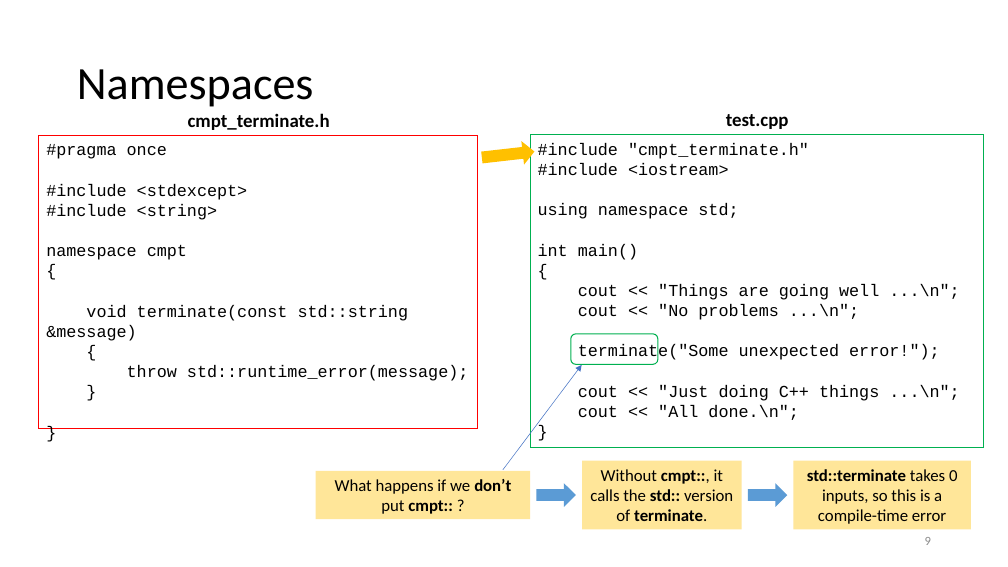
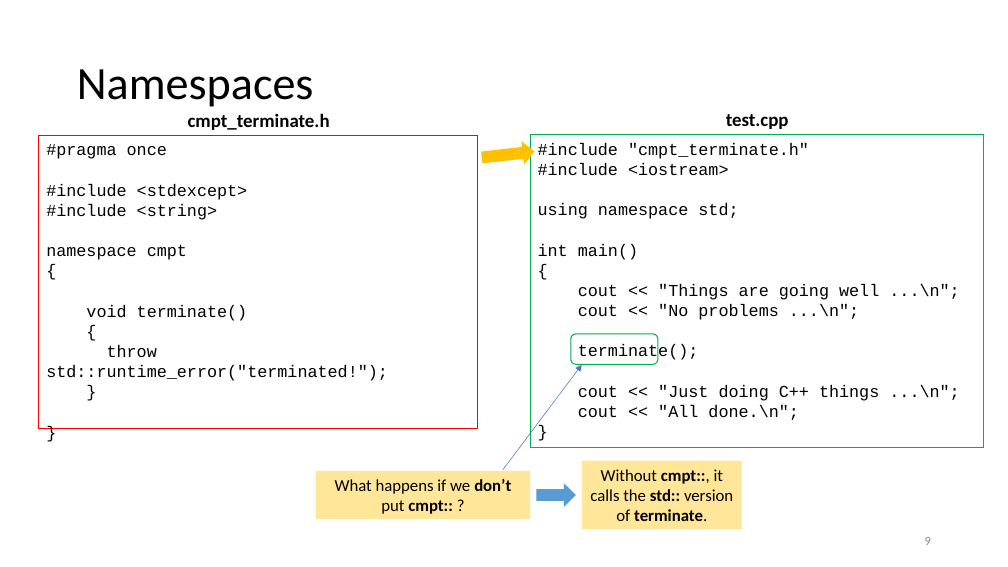
Before and after one commit to tjd1234/cmpt135spring2024, a slide deck: slide 9 of sample_code/week8/week8_cmpt135.pptx. Drawn at 1008x567 pixels with LibreOffice and Linux fonts; fonts in the diff are those of the drawing. Boxes give left, top, right and bottom in pixels: in the first picture for what was removed or moved away, otherwise in the second. Text is boxed around its words. In the diff, an @@ line names an element or a change of style, - is before the commit and + after.

```diff
--- a/sample_code/week8/week8_cmpt135.pptx
+++ b/sample_code/week8/week8_cmpt135.pptx
@@ text in rectangle at [86, 305, 248, 321]: text changed @@
-void terminate(const std::string &message)
+void terminate()
@@ text in rectangle at [46, 345, 388, 381]: text changed @@
-throw std::runtime_error(message);
+throw std::runtime_error("terminated!");
@@ text in rectangle at [578, 344, 699, 362]: text changed @@
-terminate("Some unexpected error!");
+terminate();
@@ rectangle removed at [794, 461, 972, 529] @@
-std::terminate takes 0 inputs, so this is a compile-time error
@@ right arrow removed at [748, 483, 787, 507] @@
```
Also in this commit, not shown: 10 other slides changed, 5 other files.
